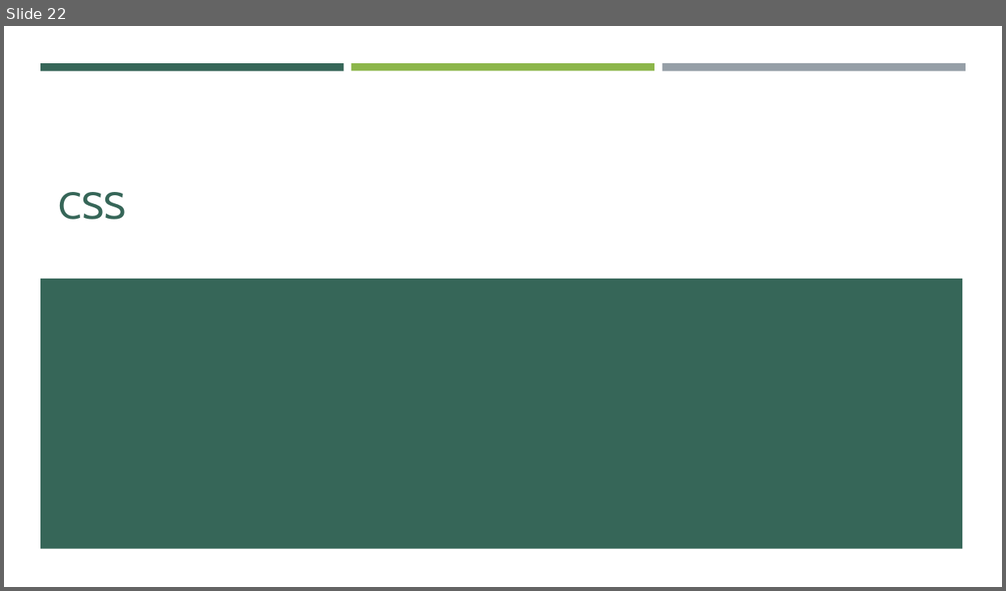
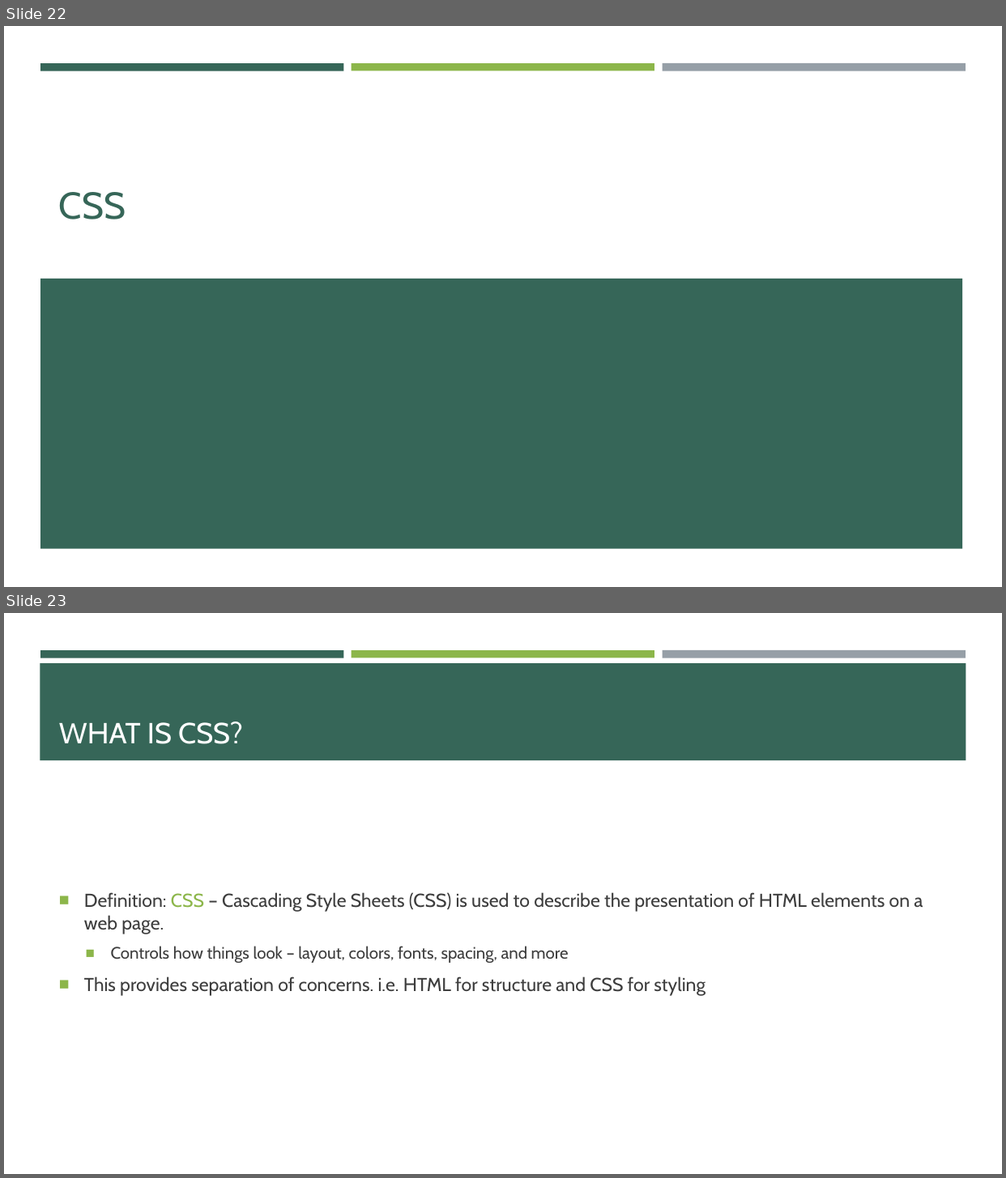
Before and after one commit to e-m-wilson/SNOW, a slide deck: Week_1/003-HTML_&_CSS/HTML-CSS.pptx. Shown one above the other, each under a label of ours: slide 22 before the commit, slides 22 and 23 after it. The pictures are 1006x591 and 1006x1178 pixels, drawn with LibreOffice and Linux fonts; fonts in the diff are those of the drawing. Boxes give left, top, right and bottom in pixels: in the first picture for what was removed or moved away, otherwise in the second. Text is boxed around its words. In the diff, an @@ line names an element or a change of style, - is before the commit and + after.

```diff
--- a/Week_1/003-HTML_&_CSS/HTML-CSS.pptx
+++ b/Week_1/003-HTML_&_CSS/HTML-CSS.pptx
@@ slide 23 added at (4, 613, 1002, 1174), background #FFFFFF; not listed: 3 template elements that a slide beside it also shows @@
@@ rectangle added at (40, 663, 966, 760), fill #366658 @@
@@ title added at (59, 722, 243, 744), 28 pt, text #FFFFFF @@
+WHAT IS CSS?
@@ text added at (84, 892, 923, 996), 18 pt, text #3D3D3D @@
+■ Definition: CSS – Cascading Style Sheets (CSS) is used to describe the presentation of HTML elements on a web page.
+  ■ Controls how things look – layout, colors, fonts, spacing, and more
+■ This provides separation of concerns. i.e. HTML for structure and CSS for styling
```
Also in this commit, not shown: 20 other slides added, 1 other file.
